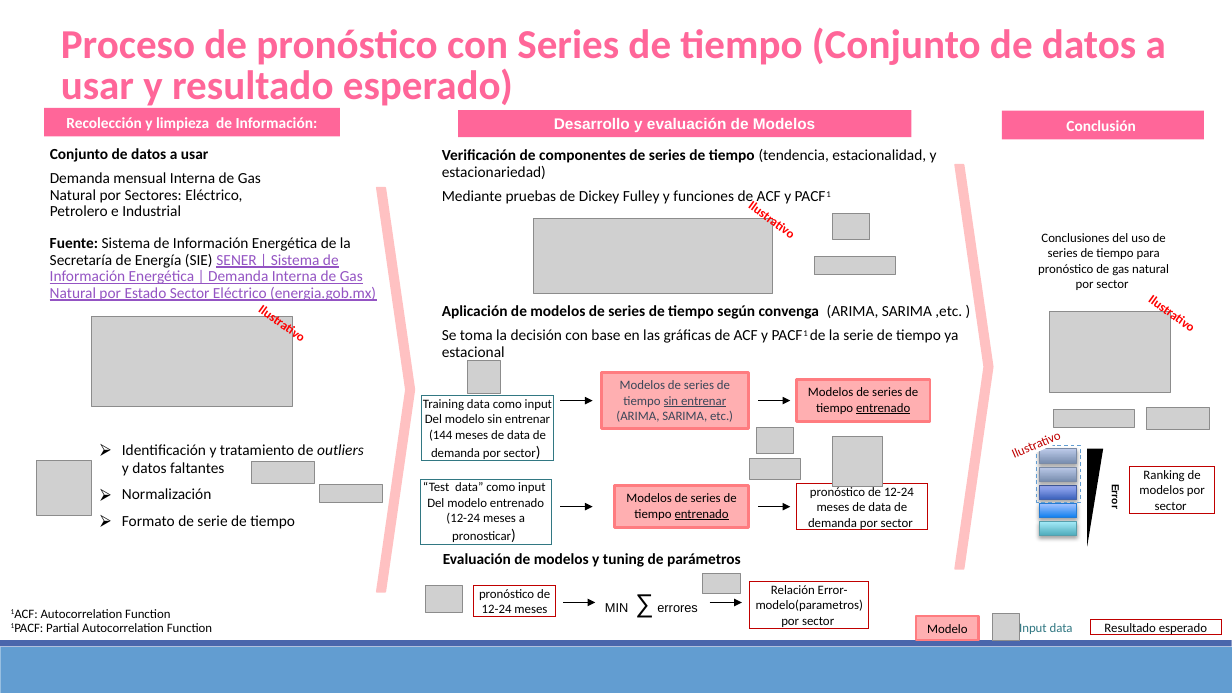
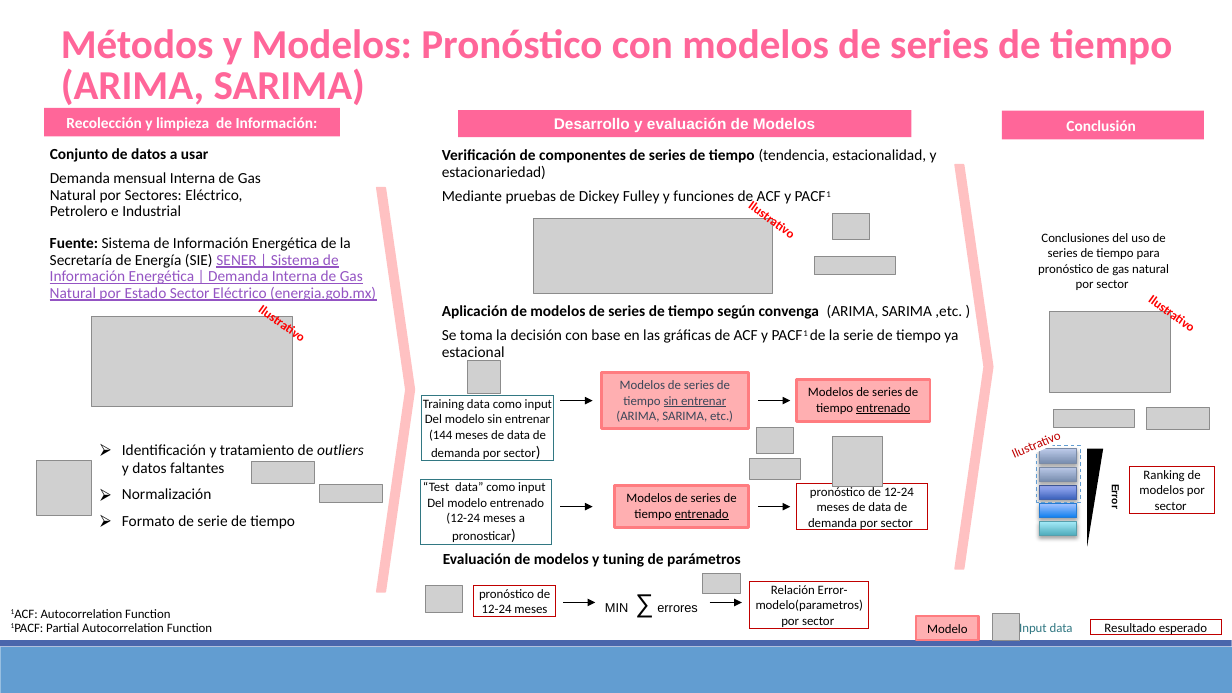
Before and after one commit to Sergio-Ibarra-1795/Diplomado_UNAM_DC_Full_gitHub, a slide deck: slide 6 of Diplomado_DS_Proyecto_Final/Proyecto_final_Diplomado_DS_UNAM_v0.pptx. Drawn at 1232x693 pixels with LibreOffice and Linux fonts; fonts in the diff are those of the drawing; grey boxes stand for pictures. Boxes give left, top, right and bottom in pixels: in the first picture for what was removed or moved away, otherwise in the second. Text is boxed around its words. In the diff, an @@ line names an element or a change of style, - is before the commit and + after.

```diff
--- a/Diplomado_DS_Proyecto_Final/Proyecto_final_Diplomado_DS_UNAM_v0.pptx
+++ b/Diplomado_DS_Proyecto_Final/Proyecto_final_Diplomado_DS_UNAM_v0.pptx
@@ text at box(61, 29, 1172, 110): text changed @@
-Proceso de pronóstico con Series de tiempo (Conjunto de datos a usar y resultado esperado)
+Métodos y Modelos: Pronóstico con modelos de series de tiempo (ARIMA, SARIMA)
```
Also in this commit, not shown: 4 other slides changed, 2 other files.
